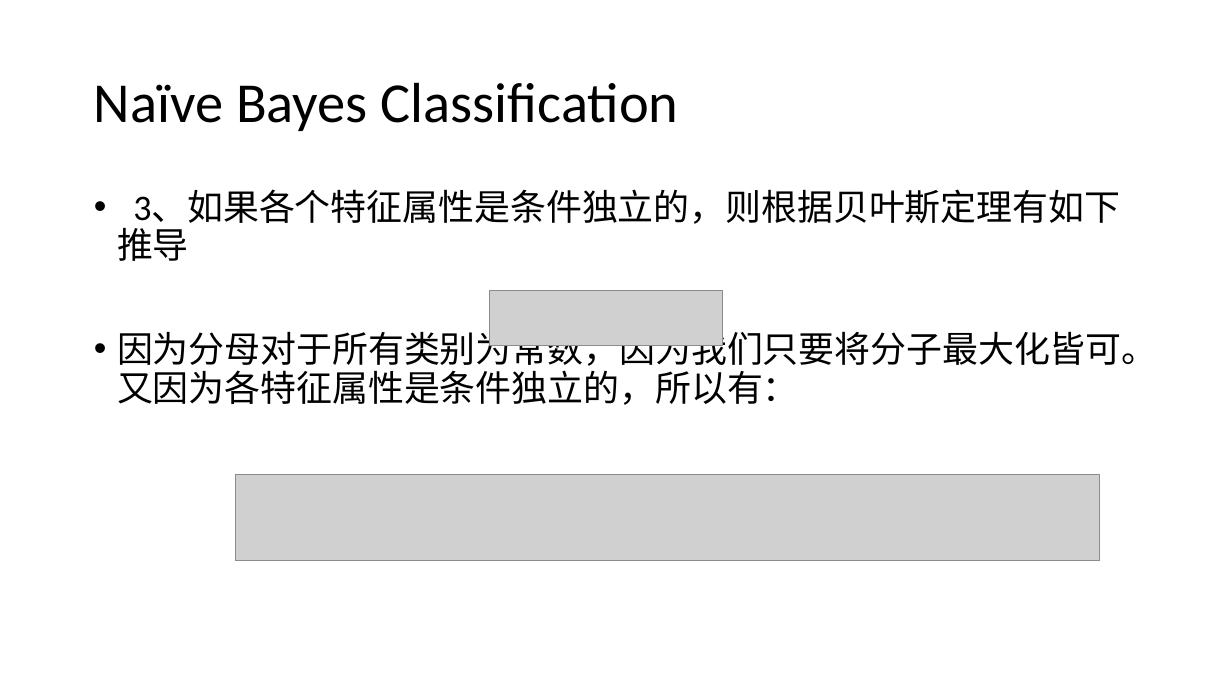
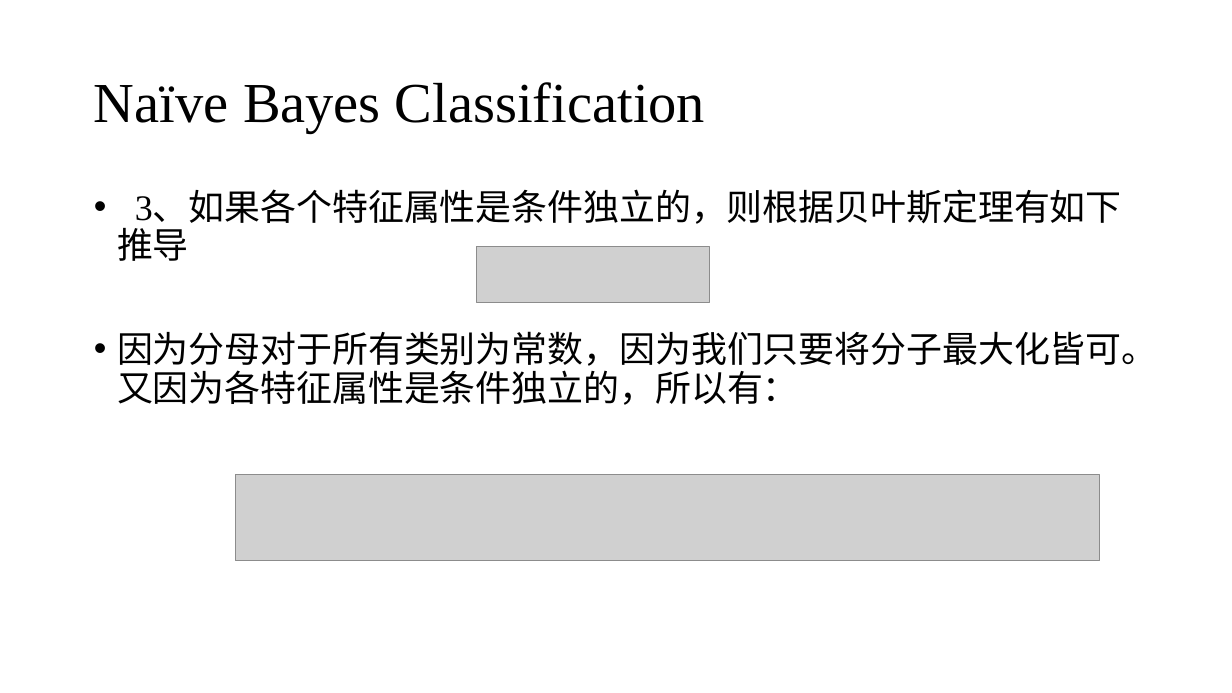
Before and after one commit to SocratesClub/ccrbook, a slide deck: slide 16 of slides/Chapter 3&4 语义建模 .pptx (slide 8 before the commit). Drawn at 1232x693 pixels with LibreOffice and Linux fonts; fonts in the diff are those of the drawing; grey boxes stand for pictures. Boxes give left, top, right and bottom in pixels: in the first picture for what was removed or moved away, otherwise in the second. Text is boxed around its words. In the diff, an @@ line names an element or a change of style, - is before the commit and + after.

```diff
--- a/slides/Chapter 3&4 语义建模 .pptx
+++ b/slides/Chapter 3&4 语义建模 .pptx
@@ title "Naïve Bayes Classification" at (94, 82, 705, 133): font Calibri to Times New Roman @@
@@ text "3、如果各个特征属性是条件独立的，则根据贝叶斯定理有如下推导" at (117, 192, 1158, 405): font Calibri to Times New Roman @@
@@ picture: place and size @@
-picture at (489, 290, 723, 346)
+picture at (476, 247, 710, 302)
```
Also in this commit, not shown: 5 other slides changed, 13 slides added, 4 slides removed.
